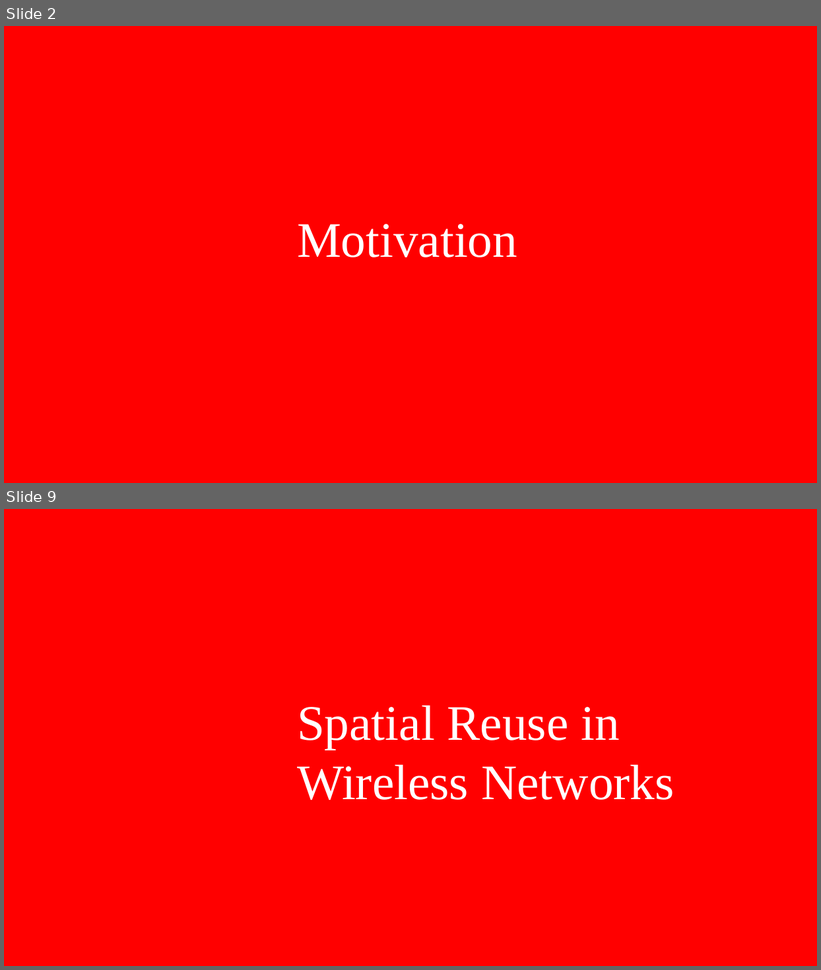
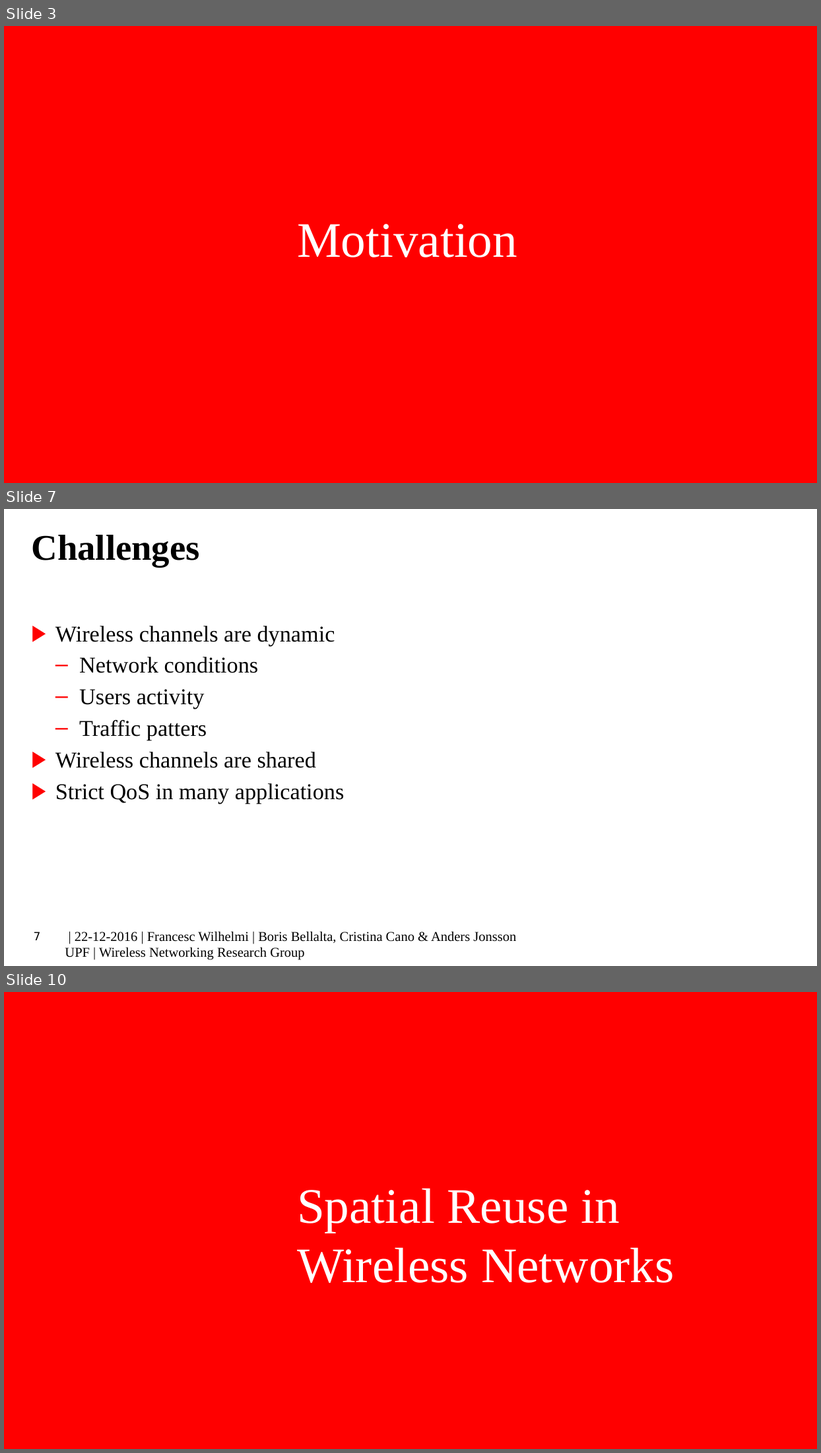
Before and after one commit to BelmY/thesis_proposal, a slide deck: Presentation/thesis_proposal.pptx. Shown one above the other, each under a label of ours: slides 2 and 9 before the commit, slides 3, 7 and 10 after it; the slides between them are not shown. The pictures are 821x970 and 821x1453 pixels, drawn with LibreOffice and Linux fonts; fonts in the diff are those of the drawing; background and template pictures are left out. Boxes give left, top, right and bottom in pixels: in the first picture for what was removed or moved away, otherwise in the second. Text is boxed around its words. In the diff, an @@ line names an element or a change of style, - is before the commit and + after.

Commit message:
Reviewed version (Boris)

```diff
--- a/Presentation/thesis_proposal.pptx
+++ b/Presentation/thesis_proposal.pptx
@@ slide 7 added at bbox=[4, 509, 817, 966], background #FFFFFF @@
@@ title added at bbox=[31, 535, 199, 567], 32 pt, text #000000, bold @@
+Challenges
@@ text added at bbox=[55, 626, 344, 804], 20 pt, text #000000 @@
+▶ Wireless channels are dynamic
+  – Network conditions
+  – Users activity
+  – Traffic patters
+▶ Wireless channels are shared
+▶ Strict QoS in many applications
@@ page number added at bbox=[34, 932, 41, 941], 10 pt, text #000000 @@
+7
@@ text added at bbox=[65, 931, 516, 960], 12 pt, text #000000 @@
+| 22-12-2016 | Francesc Wilhelmi | Boris Bellalta, Cristina Cano & Anders Jonsson
+UPF | Wireless Networking Research Group
@@ what was slide 2 is now slide 3 @@
@@ what was slide 9 is now slide 10 @@
```
Also in this commit, not shown: 4 slides changed, 25 other slides added, 11 slides removed, 27 other files.
